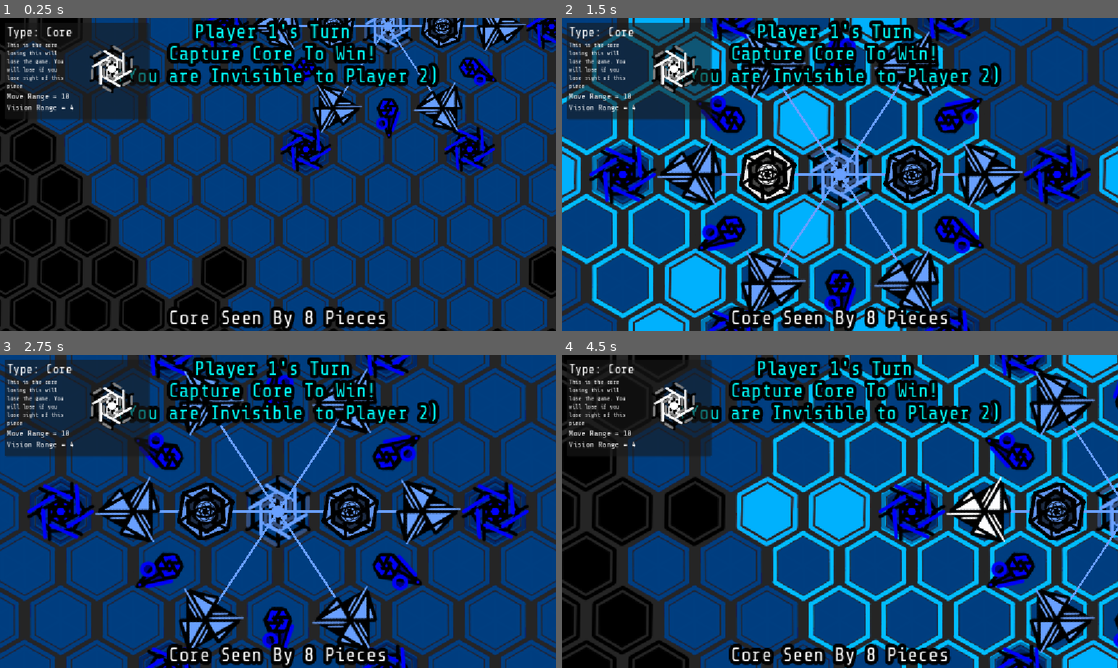
Above: before the commit, frames 1-4 (two rows, left to right).
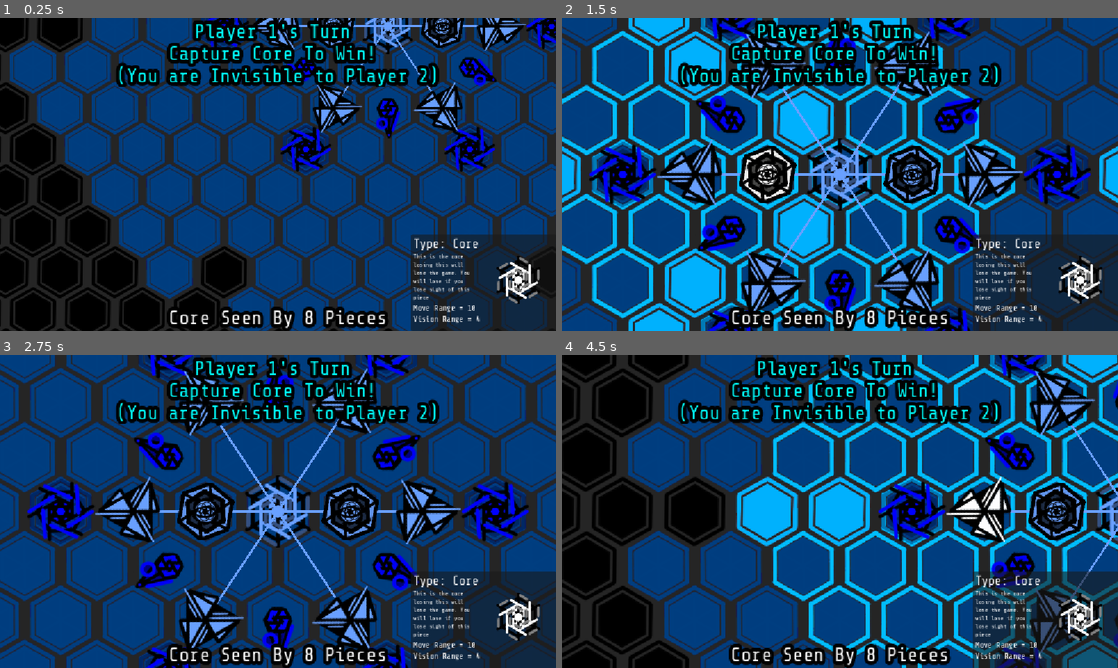
Above: after the commit, the same moments.

Repository: petesamerson/V-s-on
Game: Godot game, scene res://base_scene.tscn
Two runs of this game, one before a commit and one after it. Both use one fixed random seed, a clock stepped at 60 frames per second and the inputs below.
Inputs (mouse positions are in pixels of both pictures, inside the frame that each line leads up to):
- Up to frame 1 (0.25 s): no input
- Up to frame 2 (1.5 s): drag from (923, 64) to (1101, 64) at 0.52 s; tap Enter at 1.25 s; drag from (767, 174) to (912, 174) at 1.27 s
- Up to frame 3 (2.75 s): tap Space at 2 s; click (350, 511) at 2.17 s
- Up to frame 4 (4.5 s): tap Enter at 2.75, 4.25 s; drag from (1056, 511) to (767, 511) at 2.77 s; tap Space at 3.5 s; drag from (623, 511) to (912, 511) at 3.52 s; drag from (984, 511) to (756, 433) at 4.27 s

The runs differ from the first frame. In frame 1, 11% of the frame differs, in the area x 1-99%, y 1-100%; in frame 2, 13%, in the area x 0-100%, y 1-100%; in frame 3, 13%; in frame 4, 9.4%.

Commit message:
try mobile scale setting

Diff:
--- a/base_scene.tscn
+++ b/base_scene.tscn
@@ -255,10 +255,15 @@
 
 [node name="Selection Panel" type="Panel" parent="TurnLayer"]
 custom_minimum_size = Vector2(300, 200)
-offset_left = 10.0
-offset_top = 10.0
-offset_right = 50.0
-offset_bottom = 50.0
+anchors_preset = 3
+anchor_left = 1.0
+anchor_top = 1.0
+anchor_right = 1.0
+anchor_bottom = 1.0
+offset_left = -300.0
+offset_top = -200.0
+grow_horizontal = 0
+grow_vertical = 0
 
 [node name="MarginContainer" type="MarginContainer" parent="TurnLayer/Selection Panel"]
 layout_mode = 1
--- a/board.gd
+++ b/board.gd
@@ -29,12 +29,26 @@
 
 	call_deferred("spawn_all_pieces")
 
+	update_mobile_scale()
 	get_viewport().size_changed.connect(resize_text_overlay)
 
 	instantiate_turn_menu()
 	instantiate_core_menu()
 
 	intialize_drawn_sprite_nodes()
+
+var is_mobile_browser: bool = false
+
+func update_mobile_scale():
+	is_mobile_browser = (
+		OS.has_feature("web_android")
+		or OS.has_feature("web_ios")
+	)
+
+	if is_mobile_browser:
+		turn_menu.scale = 2.0
+
+	# var touch_device := DisplayServer.is_touchscreen_available()
 
 
 func intialize_drawn_sprite_nodes():
